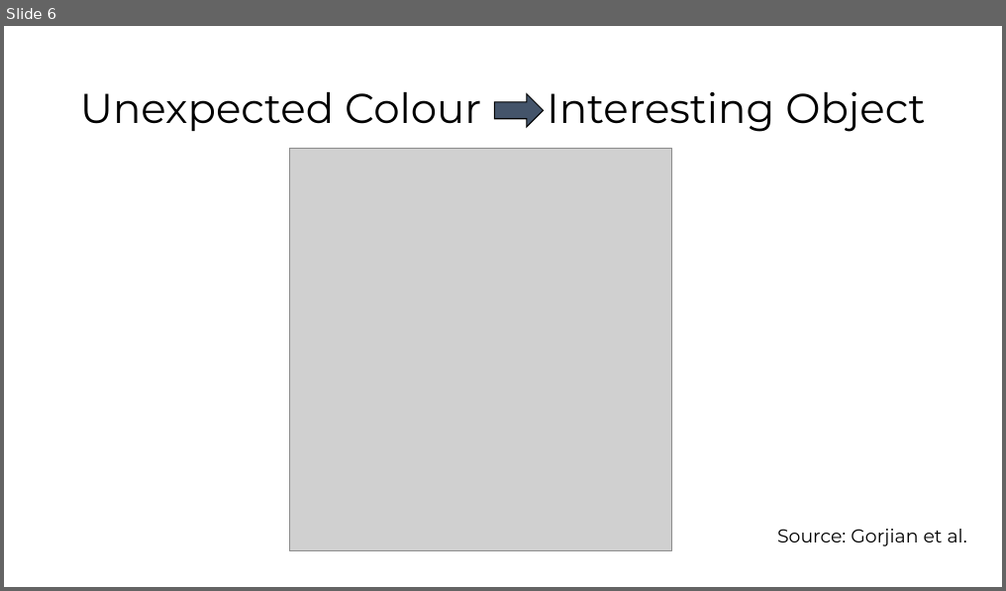
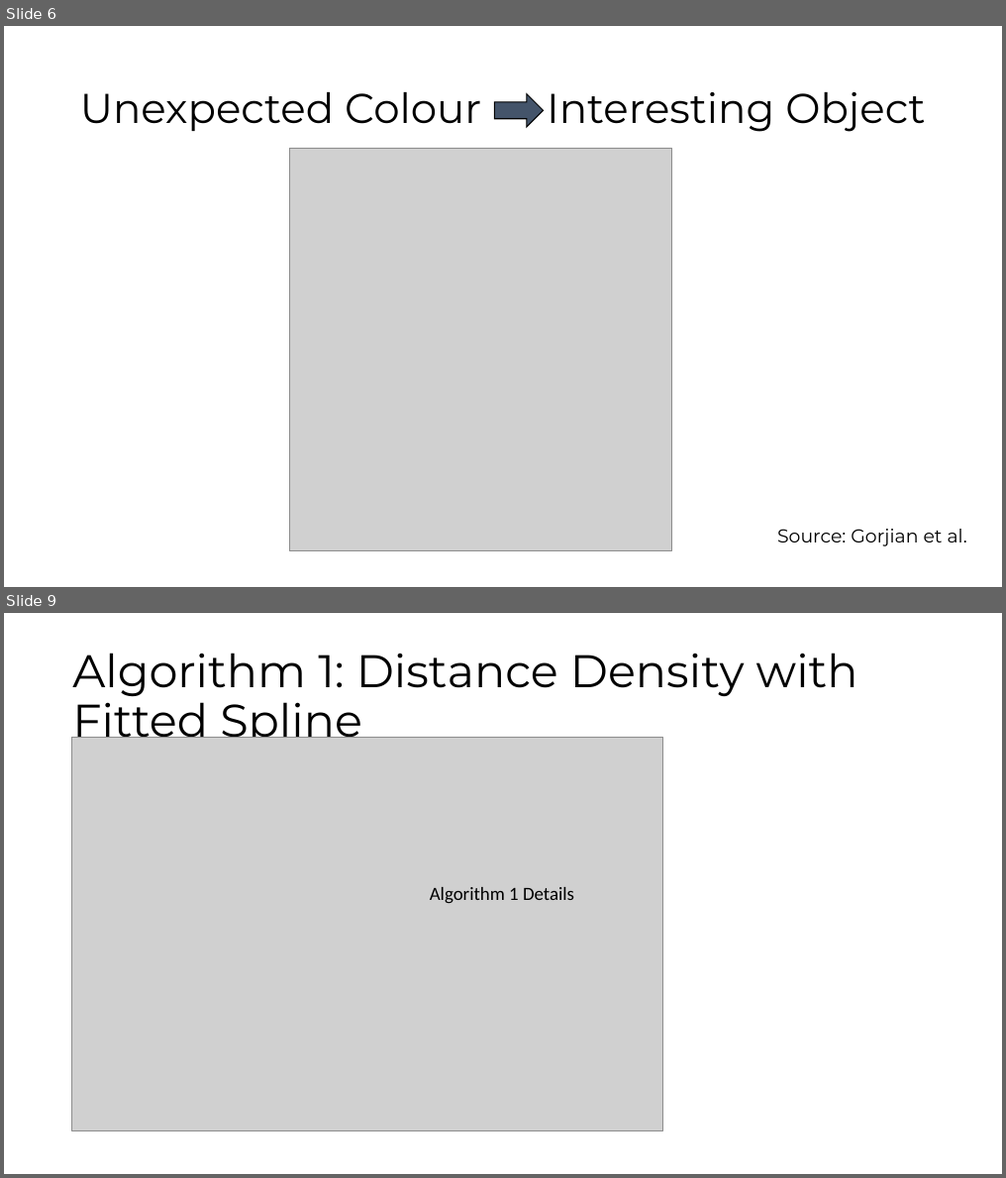
Before and after one commit to ibhojwani/seip_big_data, a slide deck: Presentation.pptx. Shown one above the other, each under a label of ours: slide 6 before the commit, slides 6 and 9 after it; the slides between them are not shown. The pictures are 1006x591 and 1006x1178 pixels, drawn with LibreOffice and Linux fonts; fonts in the diff are those of the drawing; grey boxes stand for pictures. Boxes give left, top, right and bottom in pixels: in the first picture for what was removed or moved away, otherwise in the second. Text is boxed around its words. In the diff, an @@ line names an element or a change of style, - is before the commit and + after.

```diff
--- a/Presentation.pptx
+++ b/Presentation.pptx
@@ slide 9 added at <box>4,613,1002,1174</box>, background #FFFFFF @@
@@ title added at <box>72,653,858,749</box>, 44 pt, text #000000 @@
+Algorithm 1: Distance Density with Fitted Spline
@@ picture added at <box>72,738,662,1131</box> @@
@@ text added at <box>430,887,574,904</box>, 18 pt, text #000000 @@
+Algorithm 1 Details
```
Also in this commit, not shown: 19 other slides added, 1 slide removed.
